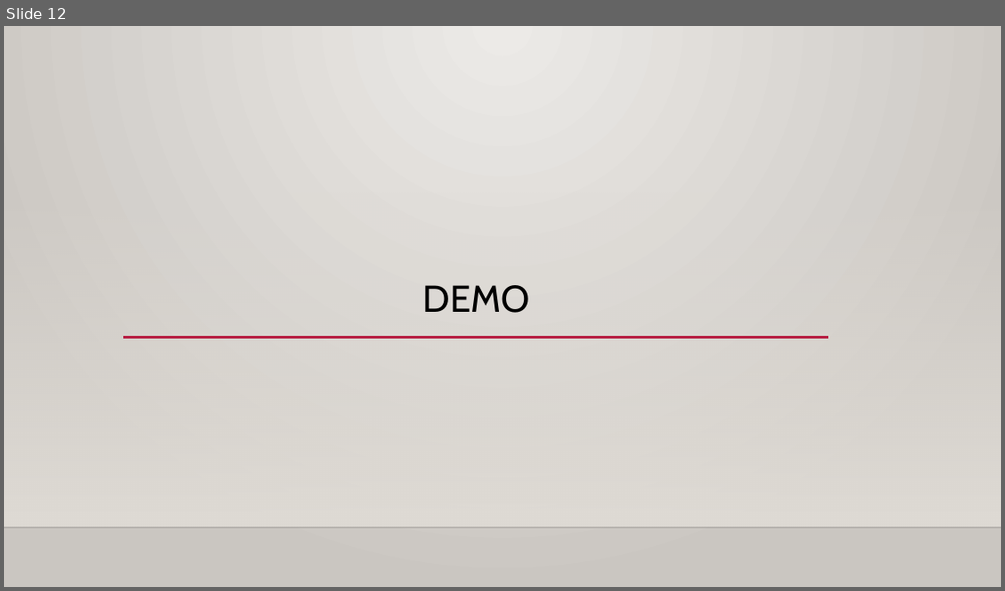
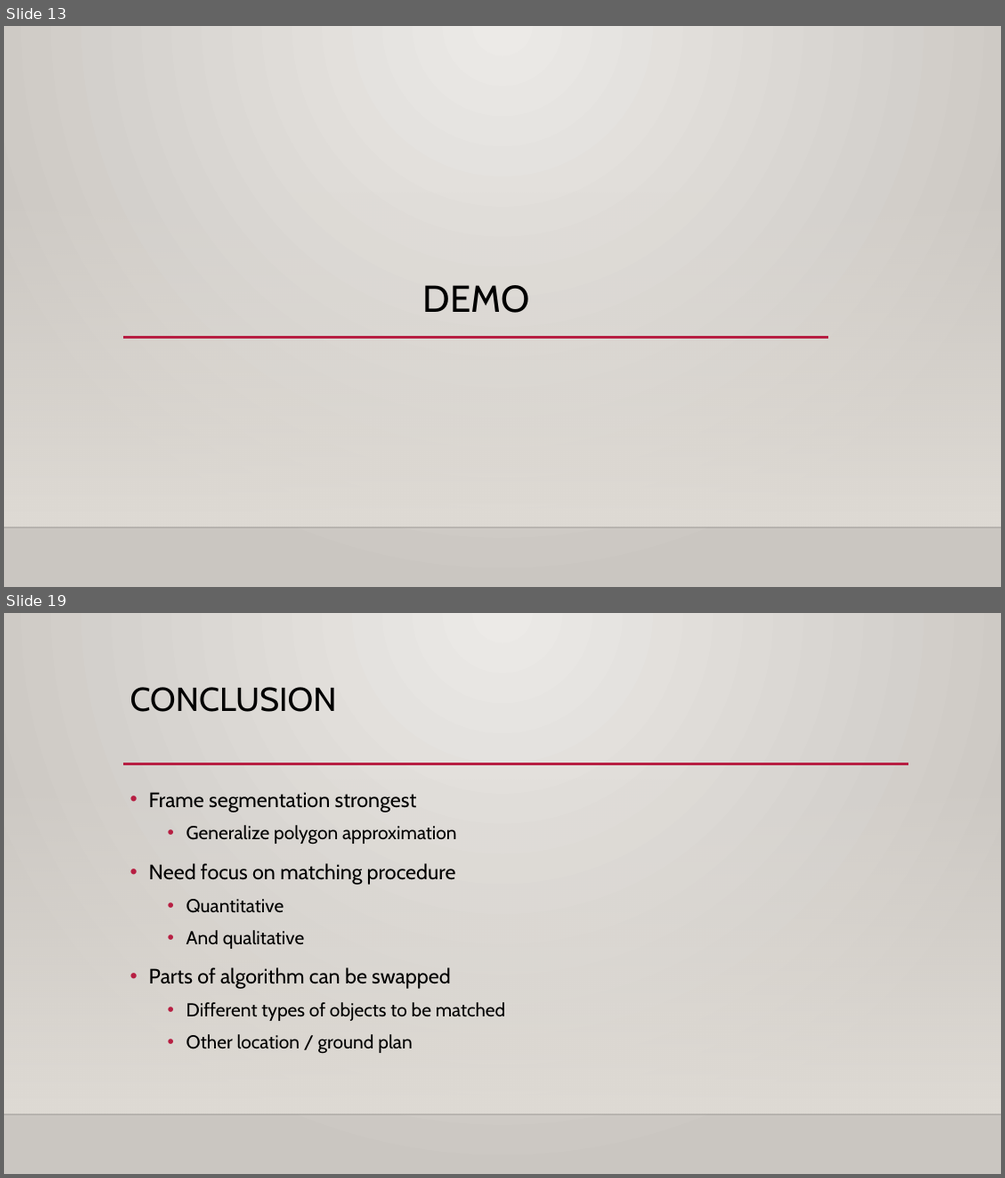
Before and after one commit to timothythiecke/ComputerVisieProject, a slide deck: Presentation/presentation.pptx. Shown one above the other, each under a label of ours: slide 12 before the commit, slides 13 and 19 after it; the slides between them are not shown. The pictures are 1005x591 and 1005x1178 pixels, drawn with LibreOffice and Linux fonts; fonts in the diff are those of the drawing; background and template pictures are left out. Boxes give left, top, right and bottom in pixels: in the first picture for what was removed or moved away, otherwise in the second. Text is boxed around its words. In the diff, an @@ line names an element or a change of style, - is before the commit and + after.

```diff
--- a/Presentation/presentation.pptx
+++ b/Presentation/presentation.pptx
@@ slide 19 added at [4, 613, 1001, 1174], background gradient #ECEAE7 to #CAC7C1; not listed: 2 template elements that a slide beside it also shows @@
@@ title added at [130, 687, 337, 712], 32 pt, text #000000 @@
+CONCLUSION
@@ line added from (123, 764) to (909, 764), #B71E42 2.5 pt @@
@@ text added at [149, 792, 506, 1054], 18 pt, text #000000 @@
+• Frame segmentation strongest
+  • Generalize polygon approximation
+• Need focus on matching procedure
+  • Quantitative
+  • And qualitative
+• Parts of algorithm can be swapped
+  • Different types of objects to be matched
+  • Other location / ground plan
@@ what was slide 12 is now slide 13 @@
```
Also in this commit, not shown: 4 slides changed, 10 other slides added, 6 slides removed.
